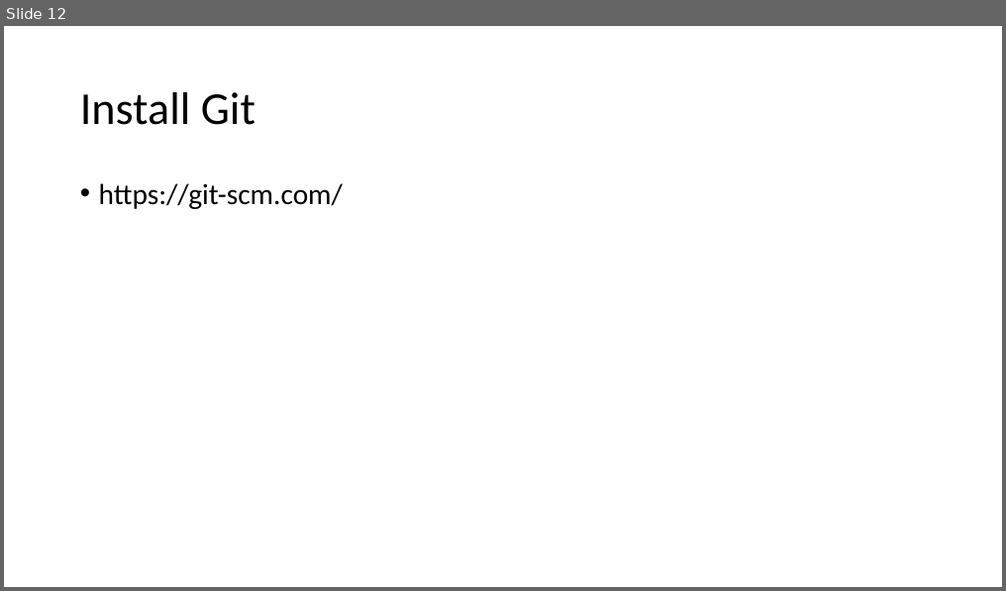
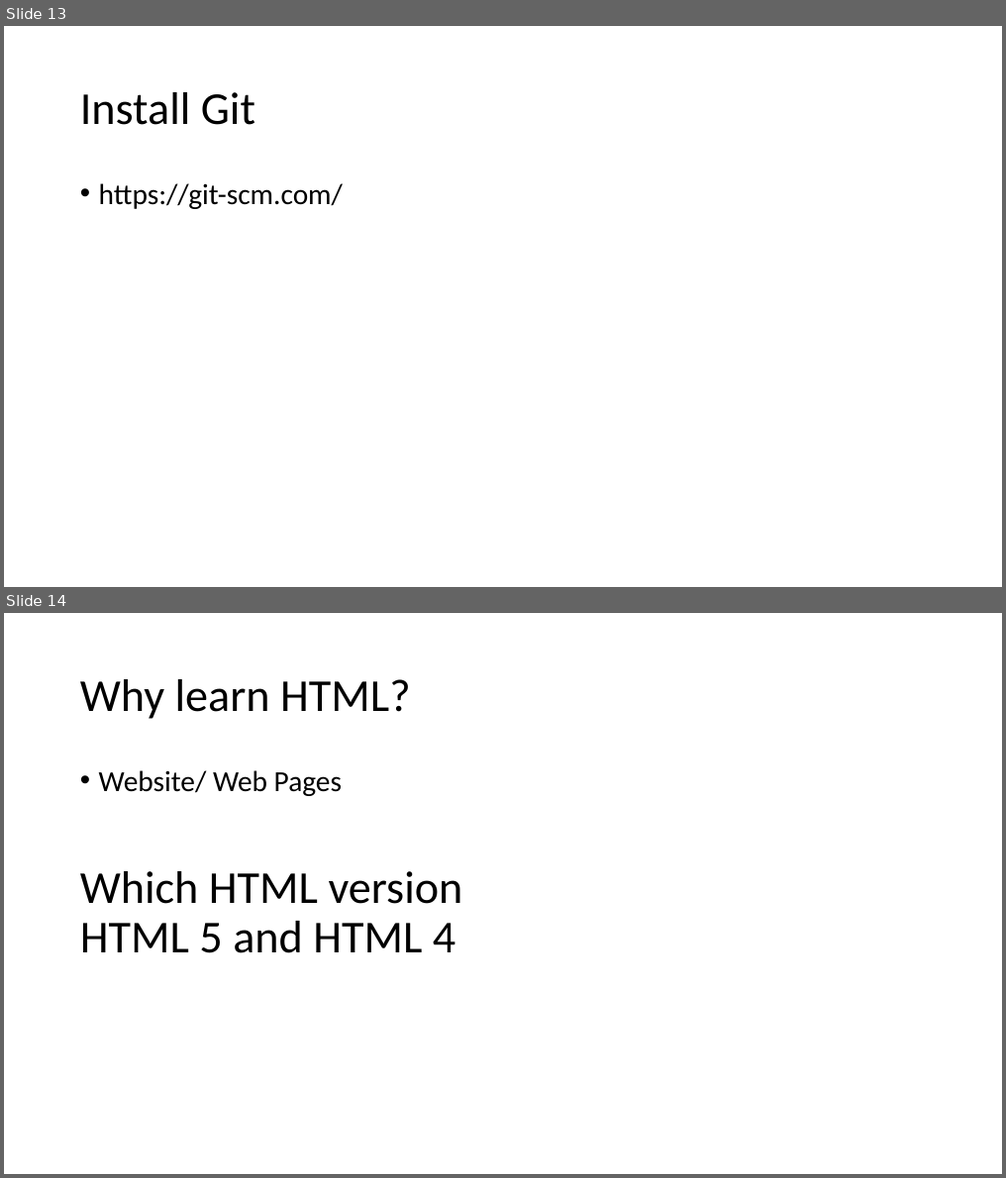
Before and after one commit to PiyushChaturvedii/Batch10, a slide deck: Git and Github.pptx. Shown one above the other, each under a label of ours: slide 12 before the commit, slides 13 and 14 after it. The pictures are 1006x591 and 1006x1178 pixels, drawn with LibreOffice and Linux fonts; fonts in the diff are those of the drawing. Boxes give left, top, right and bottom in pixels: in the first picture for what was removed or moved away, otherwise in the second. Text is boxed around its words. In the diff, an @@ line names an element or a change of style, - is before the commit and + after.

Commit message:
day2HTML

```diff
--- a/Git and Github.pptx
+++ b/Git and Github.pptx
@@ slide 14 added at (4,613,1002,1174), background #FFFFFF @@
@@ title added at (80,679,411,719), 44 pt, text #000000 @@
+Why learn HTML?
@@ text added at (99,770,342,796), 28 pt, text #000000 @@
+• Website/ Web Pages
@@ text added at (80,871,463,954), 44 pt, text #000000 @@
+Which HTML version
+HTML 5 and HTML 4
@@ what was slide 12 is now slide 13 @@
```
Also in this commit, not shown: 10 other slides added, 1 other file.
